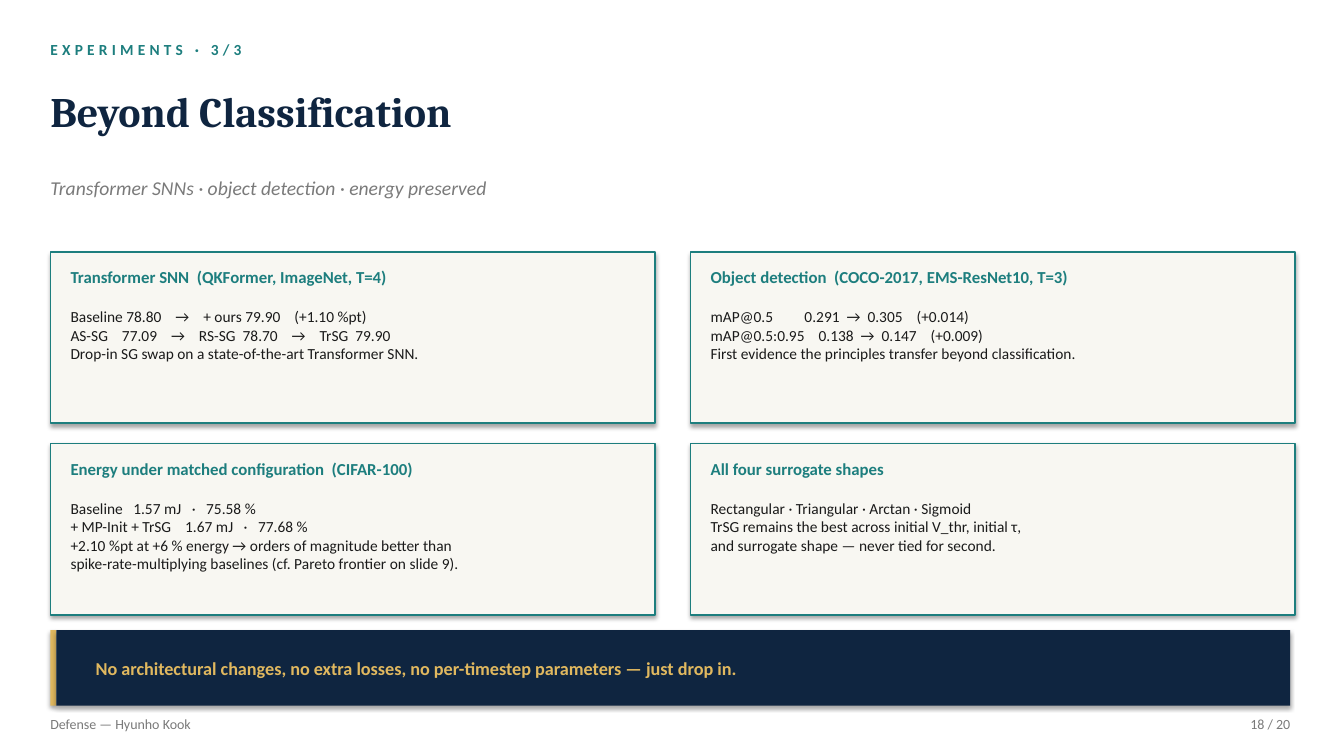
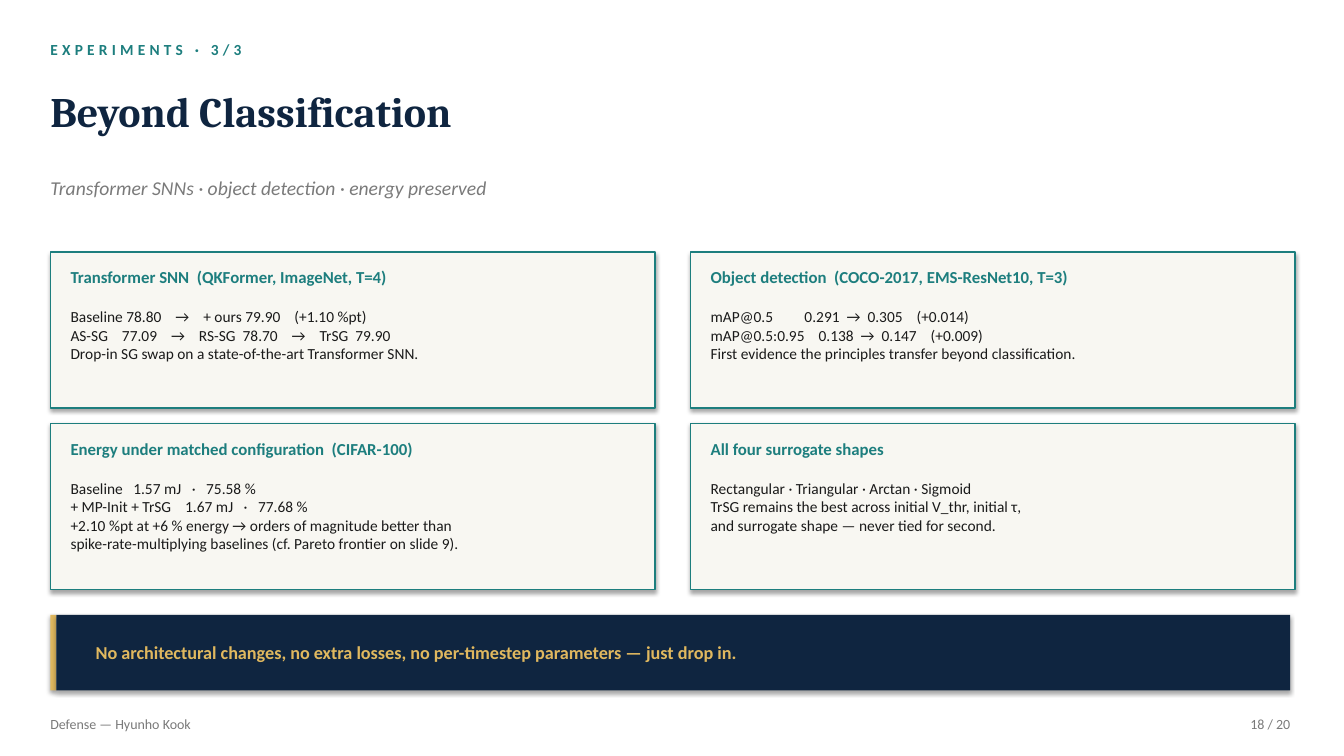
Before and after one commit to kookhh0827/POSTECH_thesis_template_latex, a slide deck: slide 18 of Hyunho_Kook_Master_Defense.pptx. Drawn at 1344x756 pixels with LibreOffice and Linux fonts; fonts in the diff are those of the drawing. Boxes give left, top, right and bottom in pixels: in the first picture for what was removed or moved away, otherwise in the second. Text is boxed around its words. In the diff, an @@ line names an element or a change of style, - is before the commit and + after.

```diff
--- a/Hyunho_Kook_Master_Defense.pptx
+++ b/Hyunho_Kook_Master_Defense.pptx
@@ rectangle: place and size @@
-rectangle at (50, 252, 655, 423)
+rectangle at (50, 252, 655, 408)
@@ rectangle: place and size @@
-rectangle at (691, 252, 1296, 423)
+rectangle at (691, 252, 1296, 408)
@@ rectangle: place and size @@
-rectangle at (50, 444, 655, 615)
+rectangle at (50, 423, 655, 590)
@@ text "Energy under matched configuration (CIFAR-100)": place and size @@
-text "Energy under matched configuration (CIFAR-100)" at (71, 463, 413, 478)
+text "Energy under matched configuration (CIFAR-100)" at (71, 443, 413, 458)
@@ rectangle: place and size @@
-rectangle at (691, 444, 1296, 615)
+rectangle at (691, 423, 1296, 590)
@@ text "All four surrogate shapes": place and size @@
-text "All four surrogate shapes" at (711, 463, 884, 478)
+text "All four surrogate shapes" at (711, 443, 884, 458)
@@ text "Baseline 1.57 mJ · 75.58 ...": place and size @@
-text "Baseline 1.57 mJ · 75.58 ..." at (71, 503, 458, 572)
+text "Baseline 1.57 mJ · 75.58 ..." at (71, 483, 458, 552)
@@ text "Rectangular · Triangular · Arctan ...": place and size @@
-text "Rectangular · Triangular · Arctan ..." at (711, 503, 1021, 554)
+text "Rectangular · Triangular · Arctan ..." at (711, 483, 1021, 534)
@@ 2 rectangles, 1 text: place and size @@
-2 rectangles, 1 text at (50, 630, 1291, 706)
+2 rectangles, 1 text at (50, 615, 1291, 691)
```
Also in this commit, not shown: 11 other slides changed, 2 other files.
